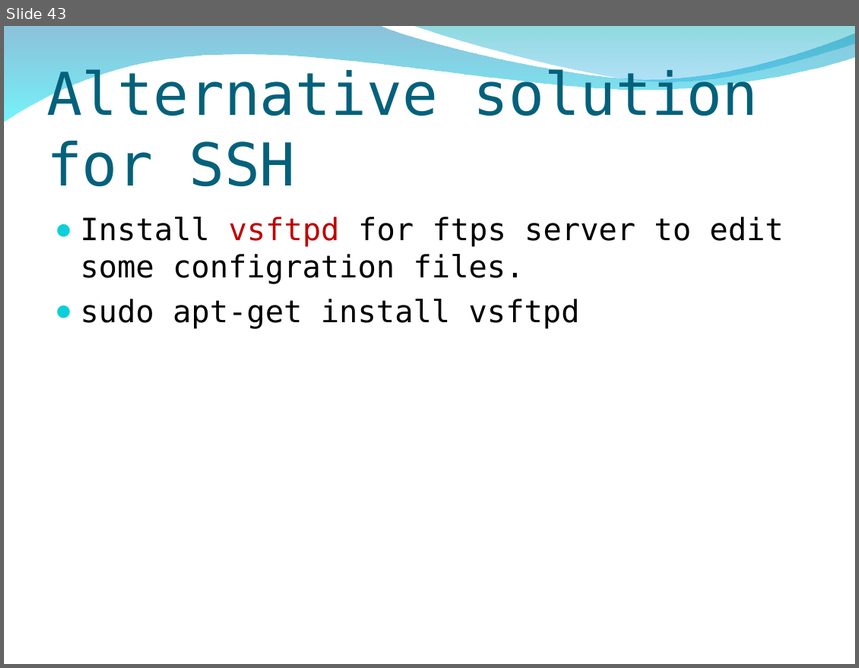
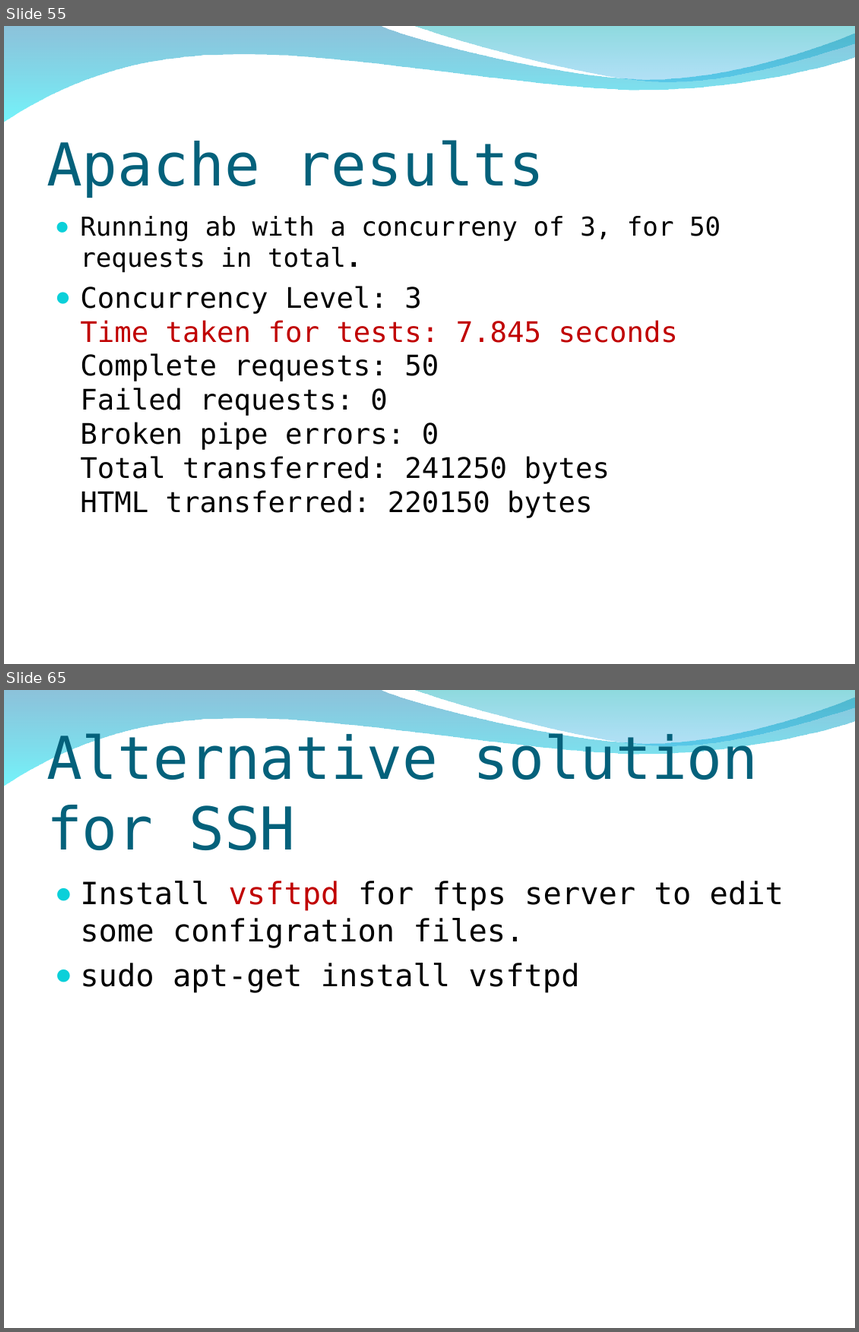
Before and after one commit to peter279k/regular_meeting, a slide deck: Proot.ppt. Shown one above the other, each under a label of ours: slide 43 before the commit, slides 55 and 65 after it; the slides between them are not shown. The pictures are 859x668 and 859x1332 pixels, drawn with LibreOffice and Linux fonts; fonts in the diff are those of the drawing; background and template pictures are left out. Boxes give left, top, right and bottom in pixels: in the first picture for what was removed or moved away, otherwise in the second. Text is boxed around its words. In the diff, an @@ line names an element or a change of style, - is before the commit and + after.

```diff
--- a/Proot.ppt
+++ b/Proot.ppt
@@ slide 55 added at (4,26,855,664), background picture (left out); not listed: 2 template elements that a slide beside it also shows @@
@@ title added at (47,140,545,198), 50 pt, text #04617B @@
+Apache results
@@ text added at (80,216,721,518), 24 pt, text #000000 @@
+● Running ab with a concurreny of 3, for 50 requests in total.
+● Concurrency Level: 3
+  Time taken for tests: 7.845 seconds
+  Complete requests: 50
+  Failed requests: 0
+  Broken pipe errors: 0
+  Total transferred: 241250 bytes
+  HTML transferred: 220150 bytes
@@ what was slide 43 is now slide 65 @@
```
Also in this commit, not shown: 2 slides changed, 22 other slides added.
